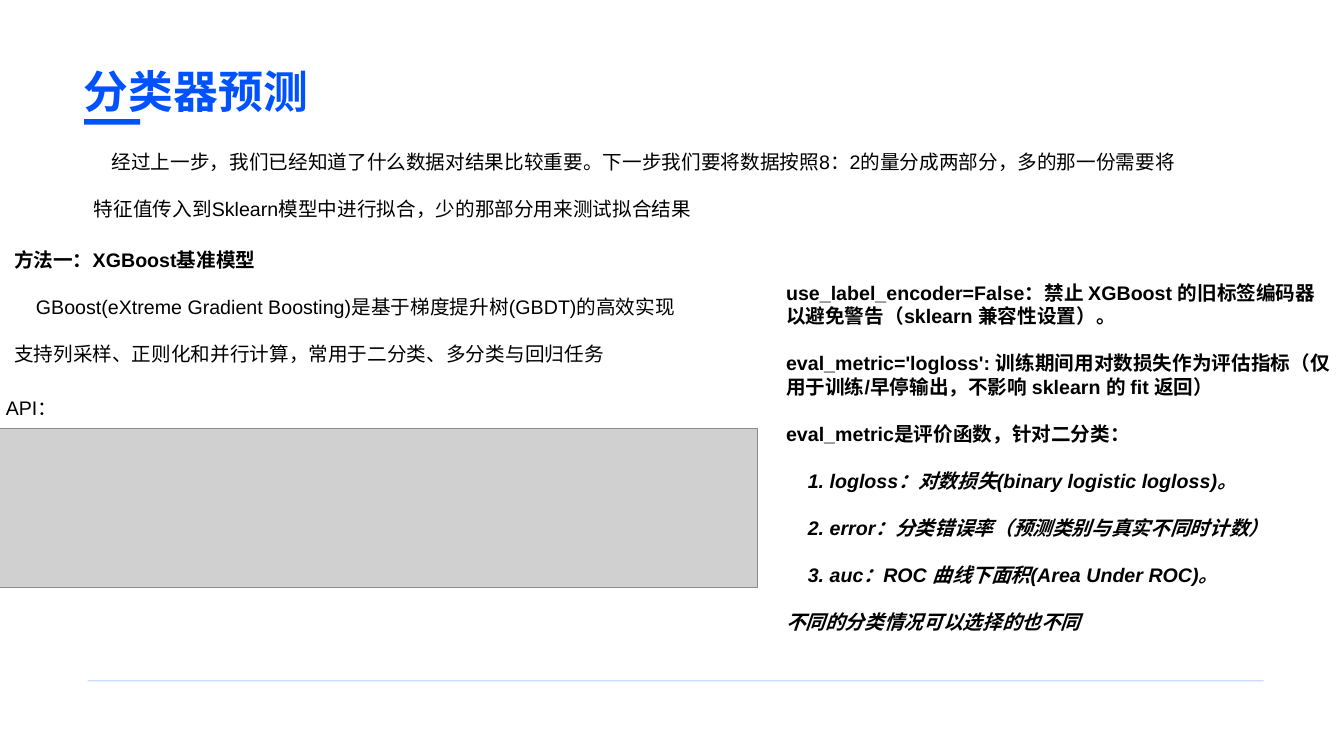
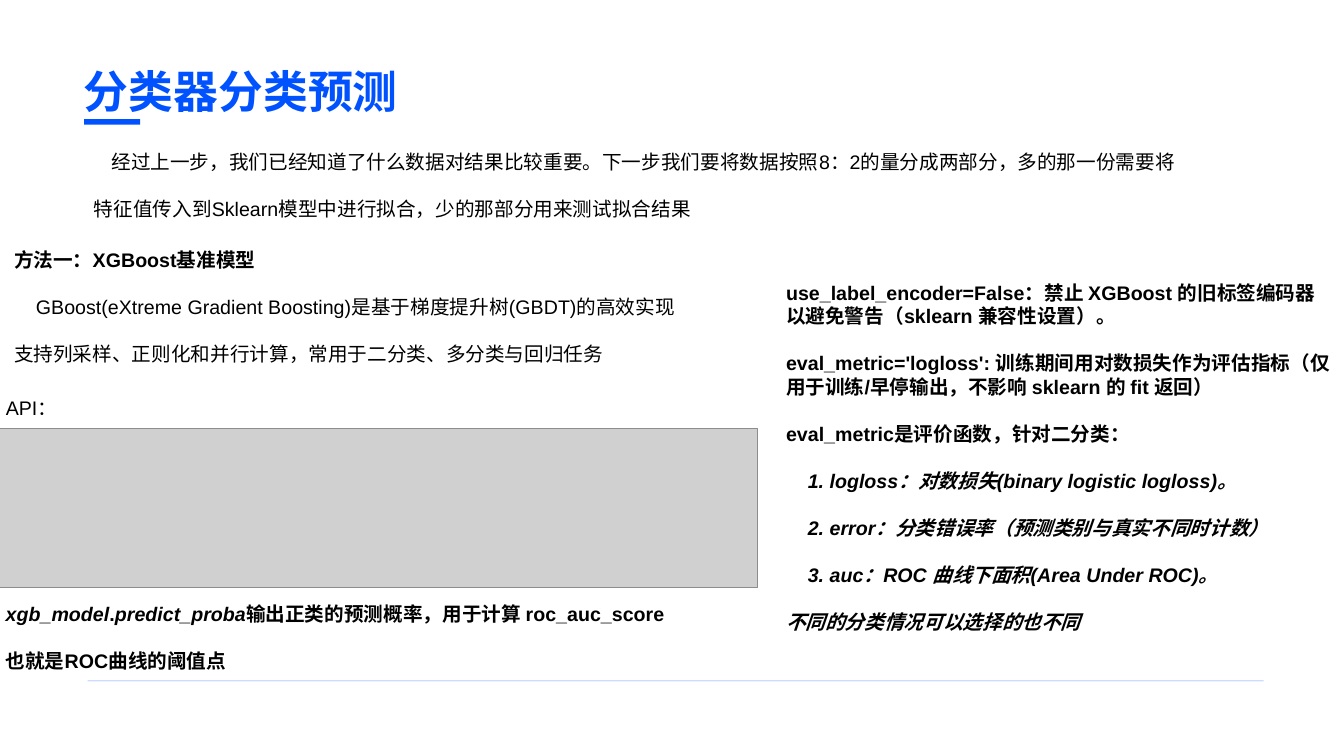
Before and after one commit to BaiRong-NUC/DiabetesAnalyzes, a slide deck: slide 22 of 多元统计与模式识别课程汇报.pptx. Drawn at 1344x756 pixels with LibreOffice and Linux fonts; fonts in the diff are those of the drawing; grey boxes stand for pictures. Boxes give left, top, right and bottom in pixels: in the first picture for what was removed or moved away, otherwise in the second. Text is boxed around its words. In the diff, an @@ line names an element or a change of style, - is before the commit and + after.

Commit message:
完成随机森林分类器ppt

```diff
--- a/多元统计与模式识别课程汇报.pptx
+++ b/多元统计与模式识别课程汇报.pptx
@@ text at [84, 70, 398, 120]: text changed @@
-分类器预测
+分类器分类预测
@@ text added at [6, 606, 665, 670], 14 pt, text #000000, bold @@
+xgb_model.predict_proba输出正类的预测概率，用于计算 roc_auc_score
+也就是ROC曲线的阈值点
```
Also in this commit, not shown: 1 other slide changed, 3 slides added, 2 other files.
